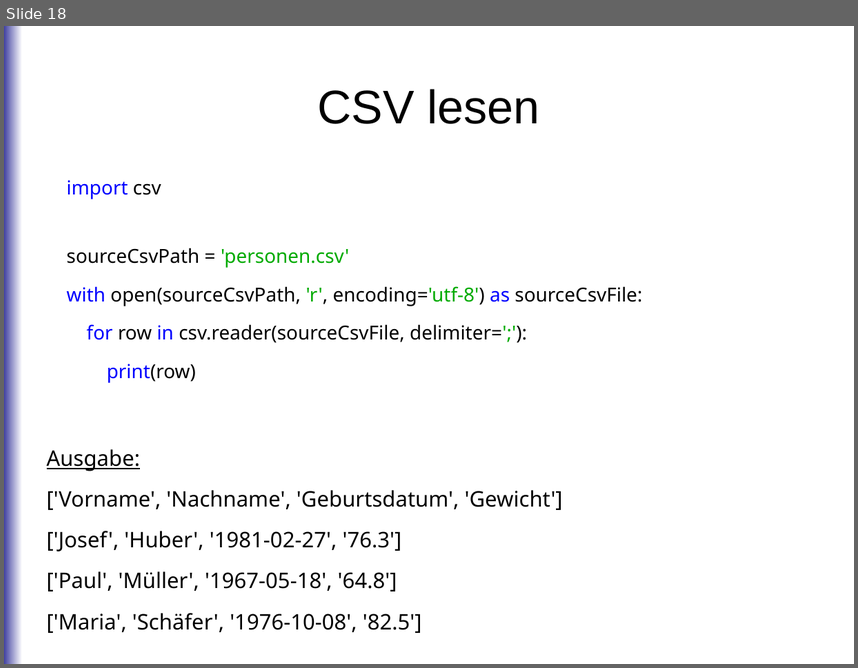
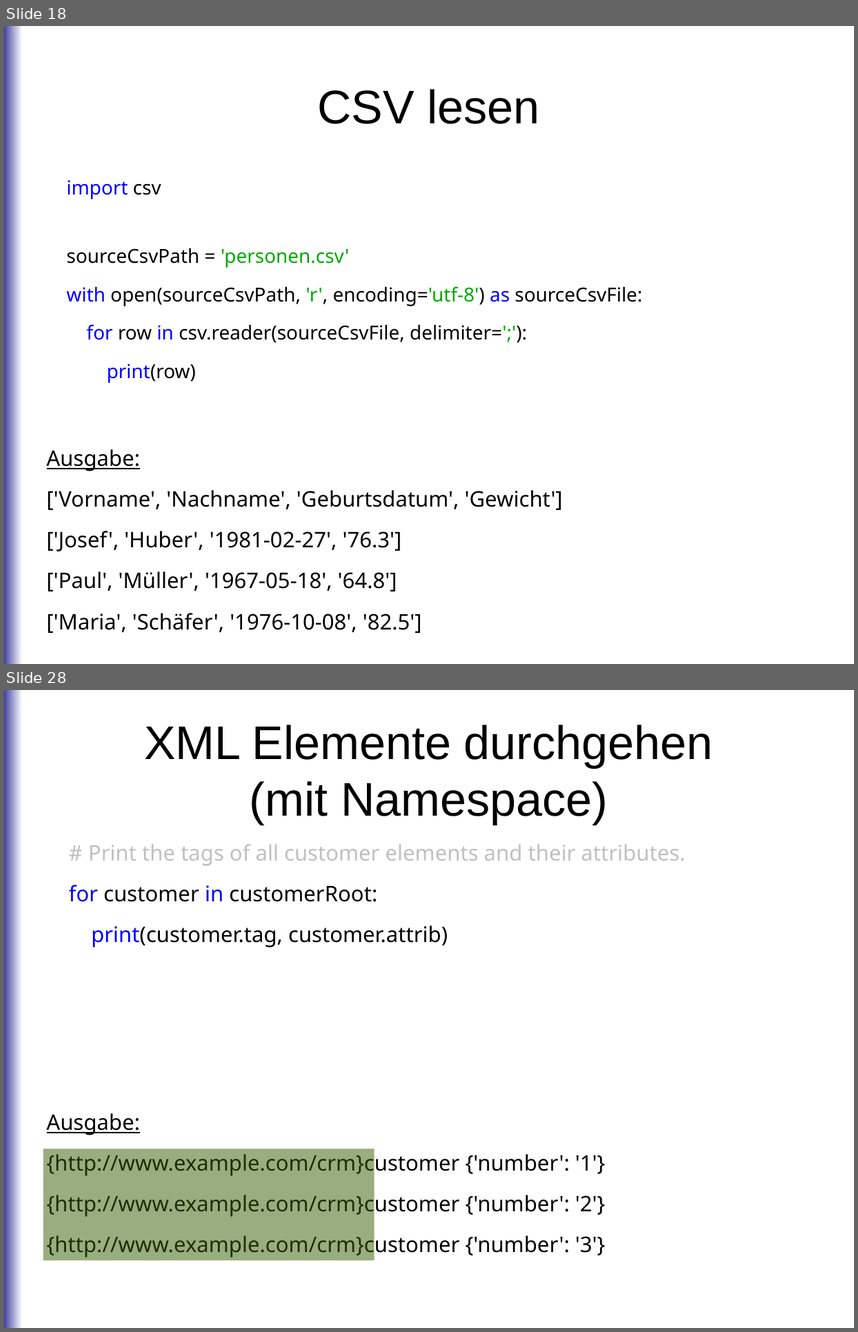
Before and after one commit to roskakori/talks, a slide deck: pygraz/readwrite/Daten schreiben und lesen mit Python.odp. Shown one above the other, each under a label of ours: slide 18 before the commit, slides 18 and 28 after it; the slides between them are not shown. The pictures are 858x668 and 858x1332 pixels, drawn with LibreOffice and Linux fonts; fonts in the diff are those of the drawing. Boxes give left, top, right and bottom in pixels: in the first picture for what was removed or moved away, otherwise in the second. Text is boxed around its words. In the diff, an @@ line names an element or a change of style, - is before the commit and + after.

Commit message:
* Added slides for binary, XML and JSON * Added example code to convert strings to date and float values.

```diff
--- a/pygraz/readwrite/Daten schreiben und lesen mit Python.odp
+++ b/pygraz/readwrite/Daten schreiben und lesen mit Python.odp
@@ slide 28 added at box(4, 690, 854, 1328), background #FFFFFF; not listed: 1 template element that a slide beside it also shows @@
@@ title added at box(144, 724, 713, 824), 44 pt, text #000000 @@
+XML Elemente durchgehen
+(mit Namespace)
@@ text added at box(69, 844, 685, 947), 20 pt, text #C0C0C0 @@
+# Print the tags of all customer elements and their attributes.
+for customer in customerRoot:
+print(customer.tag, customer.attrib)
@@ text added at box(47, 1113, 606, 1258), 20 pt, text #000000 @@
+Ausgabe:
+{http://www.example.com/crm}customer {'number': '1'}
+{http://www.example.com/crm}customer {'number': '2'}
+{http://www.example.com/crm}customer {'number': '3'}
@@ rectangle added at box(43, 1148, 375, 1260), fill #355E00 at 50% opacity @@
```
Also in this commit, not shown: 27 other slides added, 1 other file.
